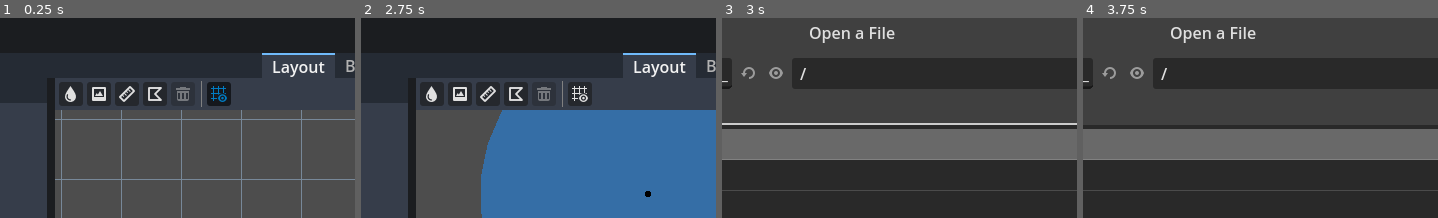
Above: before the commit, frames 1-4 (left to right).
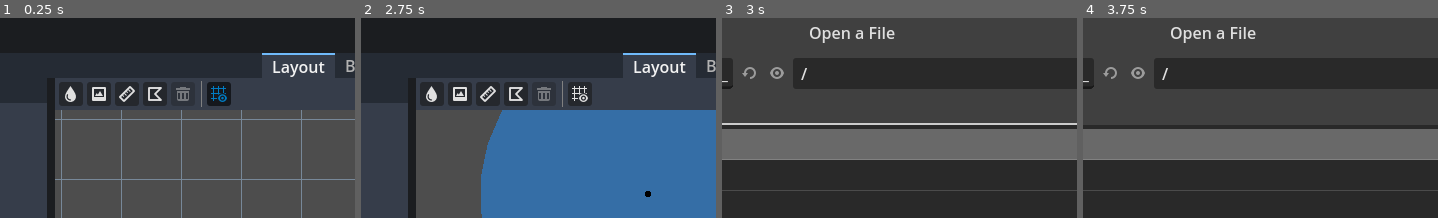
Above: after the commit, the same moments.

Repository: hankedan000/yardscaper
Game: Godot game, scene res://scenes/ui/ProjectEditor/ProjectEditor.tscn
The game is run twice, just before and just after one commit, with the same random seed, the same clock (stepped at 60 frames per second) and the same inputs. This scene is started directly instead of the project's main scene.
Inputs (mouse positions are % of the whole screen's width and height, from its top left):
- Up to frame 1 (0.25 s): no input
- Up to frame 2 (2.75 s): click (42, 20) at 0.5 s; click (62, 20) at 1.25 s; tap Enter at 2 s; move the mouse to (72, 45) at 2.02 s; tap Delete at 2.1 s; click (72, 45) at 2.17 s
- Up to frame 3 (3 s): click (46, 20) at 2.75 s
- Up to frame 4 (3.75 s): click (32, 92) at 3.52 s; type "12" at 3.6 s
The pictures show only the part of the screen within x 32-82%, y 1-51%; the shares and areas given below are measured in that part.

Frames 1-2 are identical in both runs. In frame 3, 0.2% of the frame differs, in the area x 2-24%, y 24-36%; in frame 4, 0.2%.

Commit message:
Fixes theme on DiscardUnsavedChagned and About dialogs

Diff:
--- a/SprinklerDesigner/scenes/ui/ProjectEditor/ProjectEditor.tscn
+++ b/SprinklerDesigner/scenes/ui/ProjectEditor/ProjectEditor.tscn
@@ -33,9 +33,6 @@
 func _on_close_requested():
 	hide()
 "
-
-[sub_resource type="StyleBoxFlat" id="StyleBoxFlat_3ulsh"]
-bg_color = Color(0.105882, 0.113725, 0.12549, 1)
 
 [sub_resource type="StyleBoxFlat" id="StyleBoxFlat_kst3f"]
 
@@ -82,7 +79,6 @@
 anchor_bottom = 1.0
 grow_horizontal = 2
 grow_vertical = 2
-theme_override_styles/panel = SubResource("StyleBoxFlat_3ulsh")
 
 [node name="VBox" type="VBoxContainer" parent="AboutDialog/PanelContainer"]
 layout_mode = 2
--- a/SprinklerDesigner/scenes/ui/UnsavedChangesDialog/UnsavedChangesDialog.tscn
+++ b/SprinklerDesigner/scenes/ui/UnsavedChangesDialog/UnsavedChangesDialog.tscn
@@ -8,38 +8,38 @@
 visible = false
 script = ExtResource("1_e4o3b")
 
-[node name="MarginContainer" type="MarginContainer" parent="."]
+[node name="PanelContainer" type="PanelContainer" parent="."]
 anchors_preset = 15
 anchor_right = 1.0
 anchor_bottom = 1.0
 grow_horizontal = 2
 grow_vertical = 2
 
-[node name="VBoxContainer" type="VBoxContainer" parent="MarginContainer"]
+[node name="VBoxContainer" type="VBoxContainer" parent="PanelContainer"]
 layout_mode = 2
 
-[node name="RichTextLabel" type="RichTextLabel" parent="MarginContainer/VBoxContainer"]
+[node name="RichTextLabel" type="RichTextLabel" parent="PanelContainer/VBoxContainer"]
 layout_mode = 2
 size_flags_vertical = 3
 text = "Close and save changes?"
 
-[node name="HBoxContainer" type="HBoxContainer" parent="MarginContainer/VBoxContainer"]
+[node name="HBoxContainer" type="HBoxContainer" parent="PanelContainer/VBoxContainer"]
 layout_mode = 2
 alignment = 2
 
-[node name="SaveButton" type="Button" parent="MarginContainer/VBoxContainer/HBoxContainer"]
+[node name="SaveButton" type="Button" parent="PanelContainer/VBoxContainer/HBoxContainer"]
 layout_mode = 2
 text = "Save"
 
-[node name="DiscardButton" type="Button" parent="MarginContainer/VBoxContainer/HBoxContainer"]
+[node name="DiscardButton" type="Button" parent="PanelContainer/VBoxContainer/HBoxContainer"]
 layout_mode = 2
 text = "Discard"
 
-[node name="CancelButton" type="Button" parent="MarginContainer/VBoxContainer/HBoxContainer"]
+[node name="CancelButton" type="Button" parent="PanelContainer/VBoxContainer/HBoxContainer"]
 layout_mode = 2
 text = "Cancel"
 
 [connection signal="close_requested" from="." to="." method="_on_close_requested"]
-[connection signal="pressed" from="MarginContainer/VBoxContainer/HBoxContainer/SaveButton" to="." method="_on_save_button_pressed"]
-[connection signal="pressed" from="MarginContainer/VBoxContainer/HBoxContainer/DiscardButton" to="." method="_on_discard_button_pressed"]
-[connection signal="pressed" from="MarginContainer/VBoxContainer/HBoxContainer/CancelButton" to="." method="_on_cancel_button_pressed"]
+[connection signal="pressed" from="PanelContainer/VBoxContainer/HBoxContainer/SaveButton" to="." method="_on_save_button_pressed"]
+[connection signal="pressed" from="PanelContainer/VBoxContainer/HBoxContainer/DiscardButton" to="." method="_on_discard_button_pressed"]
+[connection signal="pressed" from="PanelContainer/VBoxContainer/HBoxContainer/CancelButton" to="." method="_on_cancel_button_pressed"]
Not shown: 1 places in SprinklerDesigner/scenes/ui/ProjectEditor/ProjectEditor.tscn that only renumber resources
